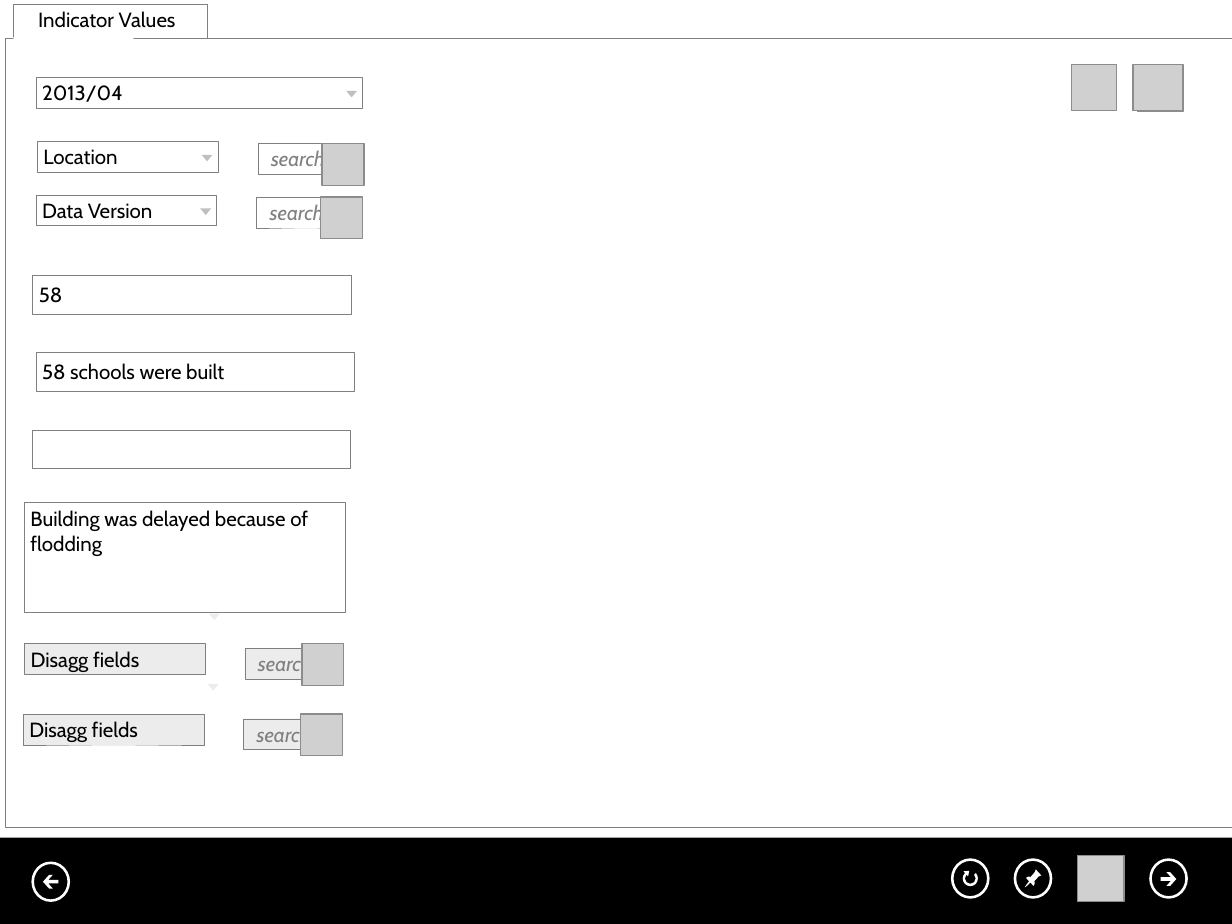
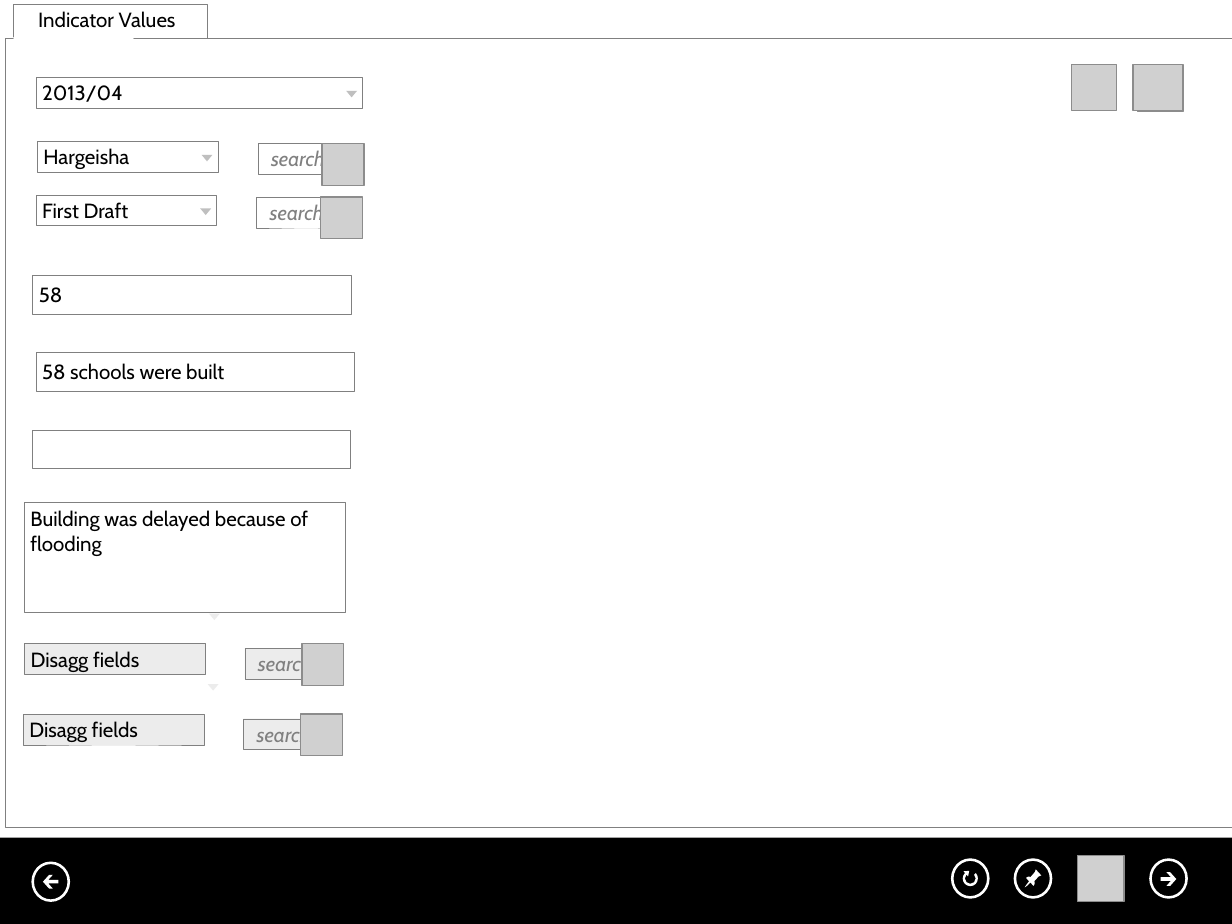
Before and after one commit to AphelionSoftware/Meerkat, a slide deck: slide 2 of Documentation/Storyboards/Aphelion.Meerkat.IndicatorCapture.v002.pptx. Drawn at 1232x924 pixels with LibreOffice and Linux fonts; fonts in the diff are those of the drawing; grey boxes stand for pictures. Boxes give left, top, right and bottom in pixels: in the first picture for what was removed or moved away, otherwise in the second. Text is boxed around its words. In the diff, an @@ line names an element or a change of style, - is before the commit and + after.

```diff
--- a/Documentation/Storyboards/Aphelion.Meerkat.IndicatorCapture.v002.pptx
+++ b/Documentation/Storyboards/Aphelion.Meerkat.IndicatorCapture.v002.pptx
@@ text in rectangle at <box>43,148,129,169</box>: text changed @@
-Location
+Hargeisha
@@ text in rectangle at <box>42,202,129,219</box>: text changed @@
-Data Version
+First Draft
@@ text in rectangle at <box>30,510,308,556</box>: text changed @@
-Building was delayed because of flodding
+Building was delayed because of flooding
```
Also in this commit, not shown: 2 other slides changed, 3 slides added, 3 other files.
